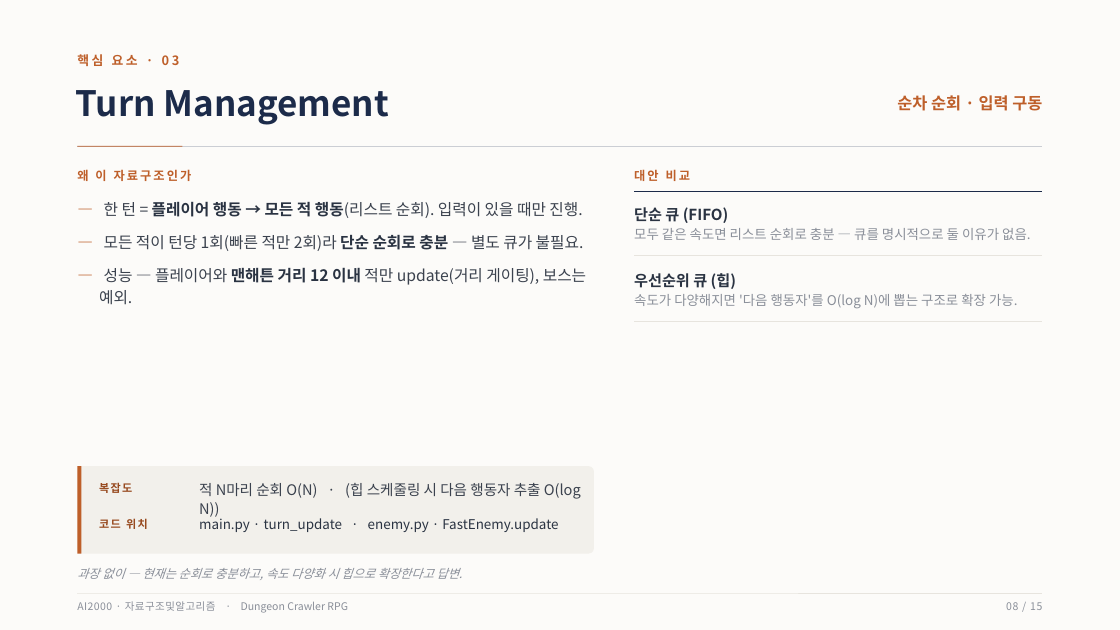
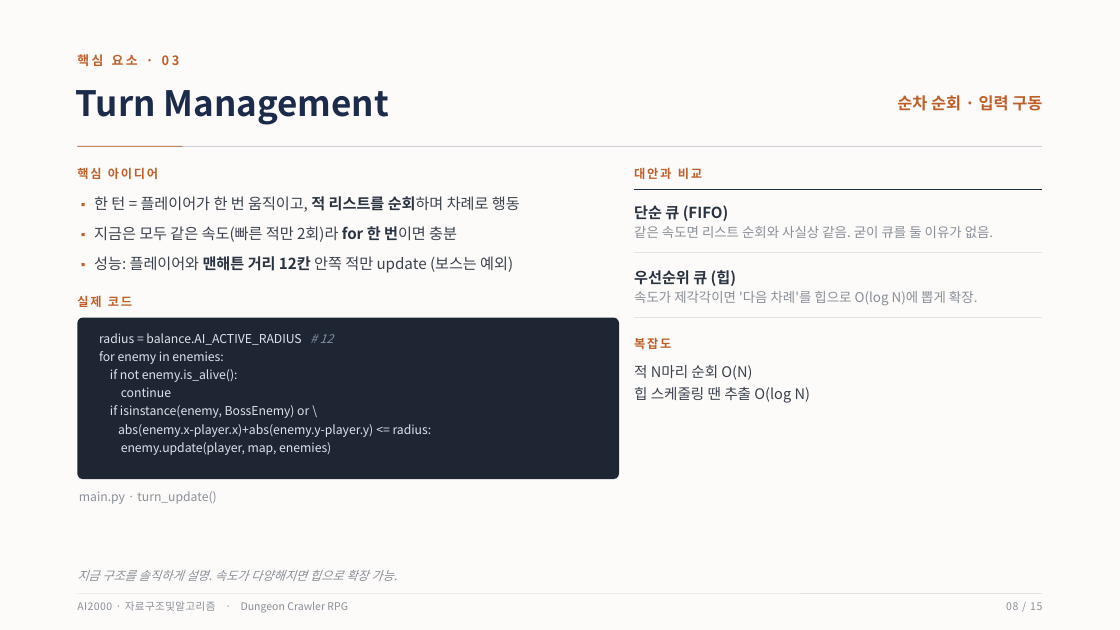
Before and after one commit to chcj5w0/DSA_Dungeon_Project, a slide deck: slide 8 of DSA_Project_평가발표.pptx. Drawn at 1120x630 pixels with LibreOffice and Linux fonts; fonts in the diff are those of the drawing. Boxes give left, top, right and bottom in pixels: in the first picture for what was removed or moved away, otherwise in the second. Text is boxed around its words. In the diff, an @@ line names an element or a change of style, - is before the commit and + after.

```diff
--- a/DSA_Project_평가발표.pptx
+++ b/DSA_Project_평가발표.pptx
@@ text at [77,167,158,179]: text changed @@
-왜 이 자료구조인가
+핵심 아이디어
@@ text at [634,167,702,179]: text changed @@
-대안 비교
+대안과 비교
@@ text at [94,196,520,273]: text changed; size 13.5 to 13 pt @@
-— 한 턴 = 플레이어 행동 → 모든 적 행동(리스트 순회). 입력이 있을 때만 진행.
-— 모든 적이 턴당 1회(빠른 적만 2회)라 단순 순회로 충분 — 별도 큐가 불필요.
-— 성능 — 플레이어와 맨해튼 거리 12 이내 적만 update(거리 게이팅), 보스는 예외.
+▪ 한 턴 = 플레이어가 한 번 움직이고, 적 리스트를 순회하며 차례로 행동
+▪ 지금은 모두 같은 속도(빠른 적만 2회)라 for 한 번이면 충분
+▪ 성능: 플레이어와 맨해튼 거리 12칸 안쪽 적만 update (보스는 예외)
@@ elbow line (634, 190) - (1043, 190): route changed @@
@@ text at [634,226,993,238]: text changed @@
-모두 같은 속도면 리스트 순회로 충분 — 큐를 명시적으로 둘 이유가 없음.
+같은 속도면 리스트 순회와 사실상 같음. 굳이 큐를 둘 이유가 없음.
@@ elbow line (634, 253) - (1043, 253): route changed @@
@@ text added at [77,295,132,307], 10.5 pt, text #BE5F2A, bold @@
+실제 코드
@@ text at [634,291,978,305]: text changed @@
-속도가 다양해지면 '다음 행동자'를 O(log N)에 뽑는 구조로 확장 가능.
+속도가 제각각이면 '다음 차례'를 힙으로 O(log N)에 뽑게 확장.
@@ rounded rectangle added at [77,318,619,479], fill #1E2633 @@
@@ elbow line moved from (634, 322) - (1043, 322) to (634, 318) - (1043, 318) @@
@@ text added at [99,333,432,455], 10.5 pt, text #DDE3EC @@
+radius = balance.AI_ACTIVE_RADIUS # 12
+for enemy in enemies:
+if not enemy.is_alive():
+continue
+if isinstance(enemy, BossEnemy) or \
+abs(enemy.x-player.x)+abs(enemy.y-player.y) <= radius:
+enemy.update(player, map, enemies)
@@ text "복잡도": place and size @@
-text "복잡도" at [99,482,132,493]
+text "복잡도" at [634,337,671,349]
@@ text "복잡도" at [634,337,671,349]: size 9.5 to 10.5 pt, text colour #97491E to #BE5F2A, letter spacing 1.2 to 1.6 pt @@
@@ text at [634,365,810,403]: text changed @@
-적 N마리 순회 O(N) · (힙 스케줄링 시 다음 행동자 추출 O(log N))
+적 N마리 순회 O(N)
+힙 스케줄링 땐 추출 O(log N)
@@ rounded rectangle removed at [77,466,594,554] @@
@@ rectangle removed at [77,466,82,554] @@
@@ text at [79,491,216,504]: text changed; size 11.5 to 10.5 pt; text colour #2A3342 to #8A8F99 @@
-main.py · turn_update · enemy.py · FastEnemy.update
+main.py · turn_update()
@@ text removed at [99,518,148,529] @@
-코드 위치
@@ text at [77,570,397,581]: text changed @@
-과장 없이 — 현재는 순회로 충분하고, 속도 다양화 시 힙으로 확장한다고 답변.
+지금 구조를 솔직하게 설명. 속도가 다양해지면 힙으로 확장 가능.
```
Also in this commit, not shown: 14 other slides changed, 10 other files.
